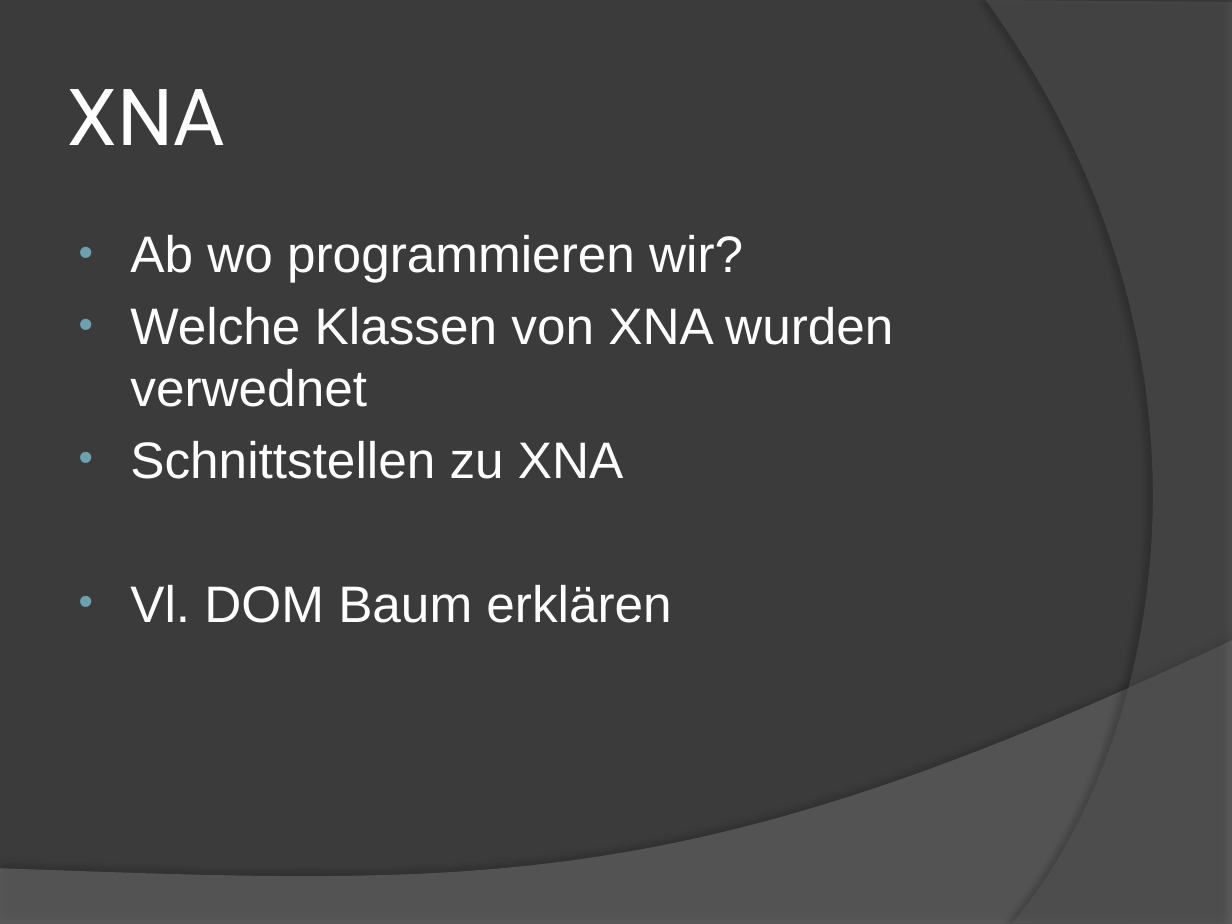
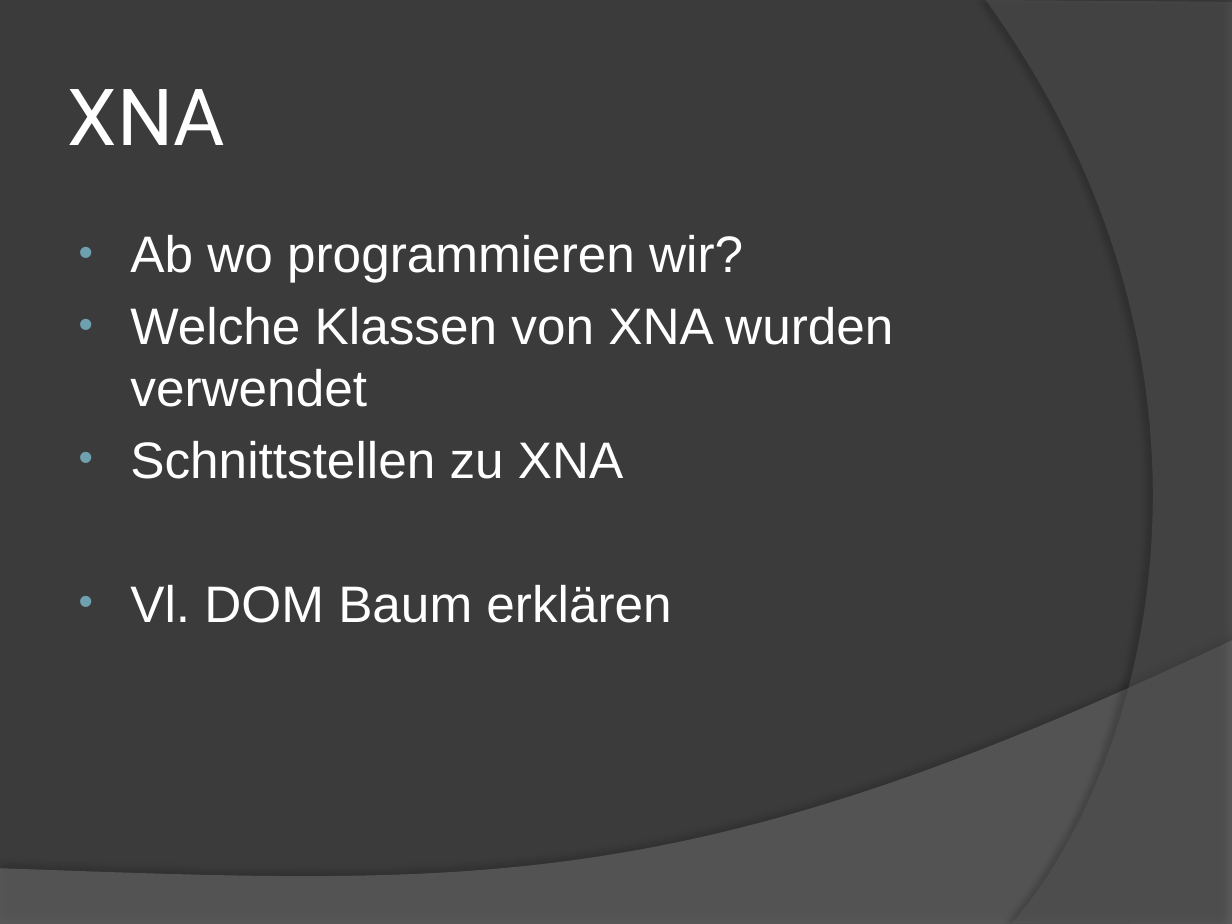
Before and after one commit to LukeSkywalker44/Jump_Run, a slide deck: slide 3 of Präsentation/Jump And Run.pptx. Drawn at 1232x924 pixels with LibreOffice and Linux fonts; fonts in the diff are those of the drawing. Boxes give left, top, right and bottom in pixels: in the first picture for what was removed or moved away, otherwise in the second. Text is boxed around its words. In the diff, an @@ line names an element or a change of style, - is before the commit and + after.

Commit message:
Präsentation

```diff
--- a/Präsentation/Jump And Run.pptx
+++ b/Präsentation/Jump And Run.pptx
@@ text at [130, 307, 893, 407]: text changed @@
-• Welche Klassen von XNA wurden verwednet
+• Welche Klassen von XNA wurden verwendet
```
Also in this commit, not shown: 2 other slides changed, 2 other files.
